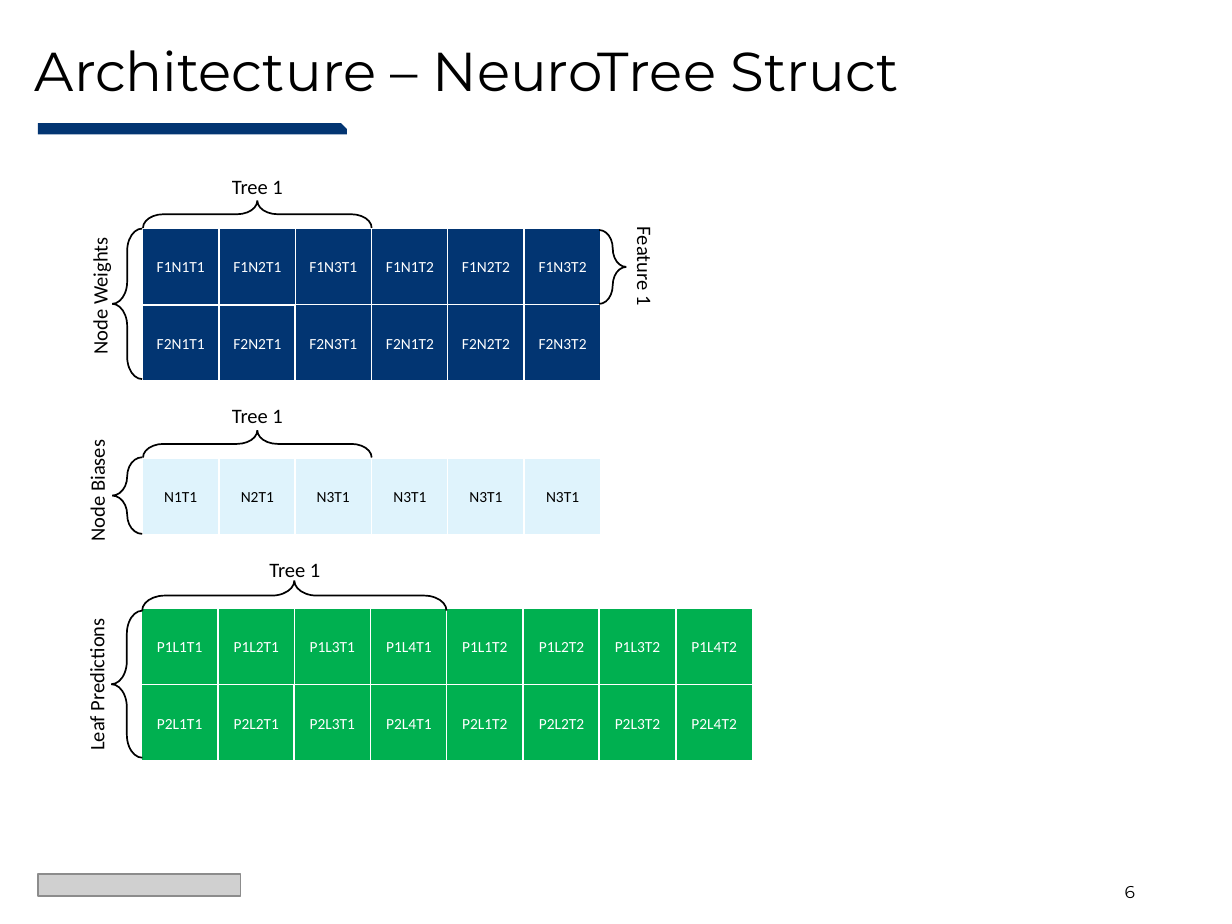
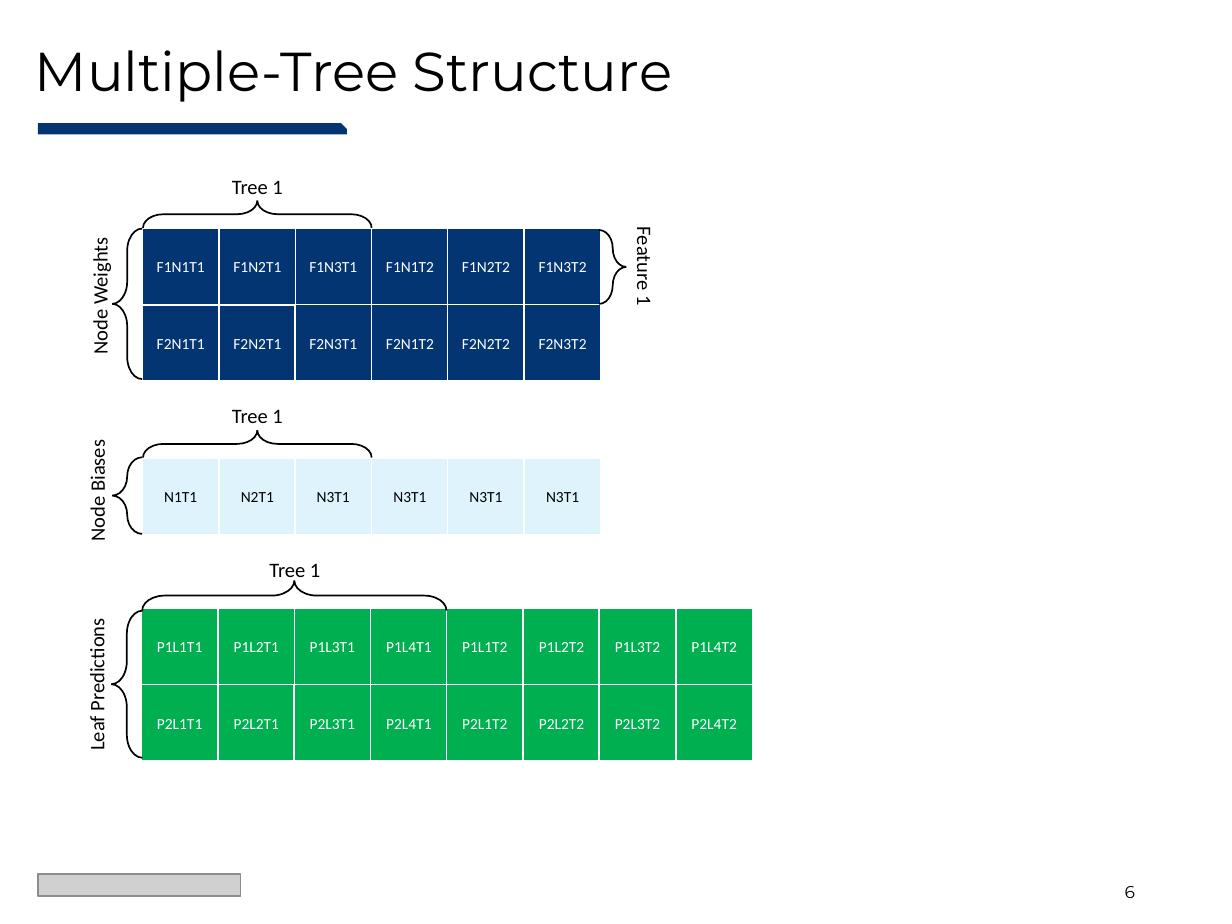
Before and after one commit to Evovest/NeuroTreeModels.jl, a slide deck: slide 6 of docs/juliacon/NeuroTrees-JuliaCon2024.pptx. Drawn at 1232x924 pixels with LibreOffice and Linux fonts; fonts in the diff are those of the drawing; grey boxes stand for pictures. Boxes give left, top, right and bottom in pixels: in the first picture for what was removed or moved away, otherwise in the second. Text is boxed around its words. In the diff, an @@ line names an element or a change of style, - is before the commit and + after.

```diff
--- a/docs/juliacon/NeuroTrees-JuliaCon2024.pptx
+++ b/docs/juliacon/NeuroTrees-JuliaCon2024.pptx
@@ title at bbox=[35, 50, 672, 102]: text changed @@
-Architecture – NeuroTree Struct
+Multiple-Tree Structure
```
Also in this commit, not shown: 8 other slides changed, 3 slides added, 1 slide removed, 1 other file.
